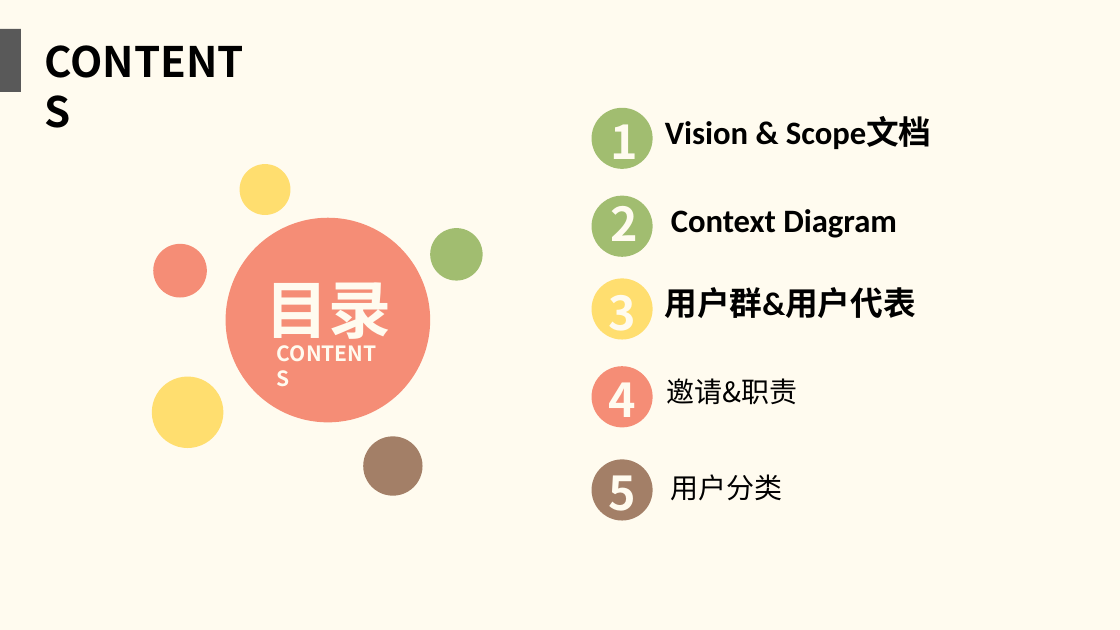
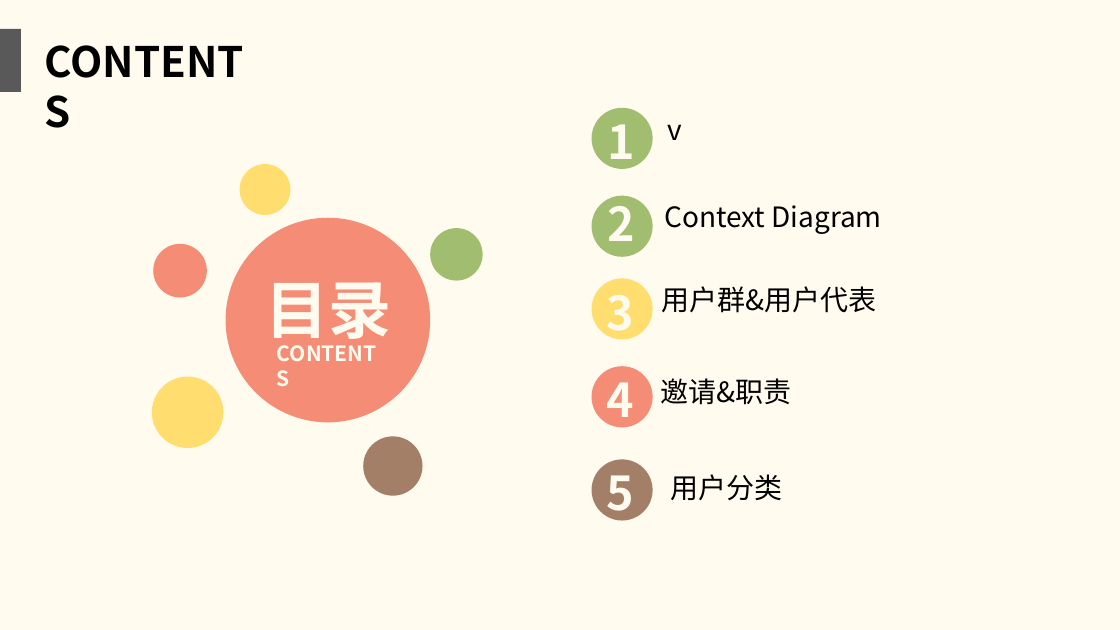
Before and after one commit to twn422/PRD2017, a slide deck: slide 2 of PRD-2017-G24/STW/受控文件/分析设计/软件需求规格说明书/软件需求规格说明书.ppt. Drawn at 1120x630 pixels with LibreOffice and Linux fonts; fonts in the diff are those of the drawing. Boxes give left, top, right and bottom in pixels: in the first picture for what was removed or moved away, otherwise in the second. Text is boxed around its words. In the diff, an @@ line names an element or a change of style, - is before the commit and + after.

Commit message:
相关者更新，愿景文档更新

```diff
--- a/PRD-2017-G24/STW/受控文件/分析设计/软件需求规格说明书/软件需求规格说明书.ppt
+++ b/PRD-2017-G24/STW/受控文件/分析设计/软件需求规格说明书/软件需求规格说明书.ppt
@@ text removed at box(665, 118, 932, 149) @@
-Vision & Scope文档
@@ text added at box(667, 124, 682, 140), 24 pt, text #000000 @@
+v
@@ text "Context Diagram" at box(664, 205, 882, 234): size 28 to 24 pt, font Calibri to Noto Sans CJK SC, bold off @@
@@ text "3" rewrapped from box(609, 295, 637, 342) to box(606, 282, 634, 342) @@
@@ text "用户群&用户代表" at box(661, 286, 876, 313): size 28 to 24 pt, font Calibri to Noto Sans CJK SC, bold off @@
@@ text "邀请&职责": place and size @@
-text "邀请&职责" at box(666, 378, 797, 405)
+text "邀请&职责" at box(661, 378, 792, 405)
```
Also in this commit, not shown: 4 other slides changed, 2 slides added, 6 other files.
